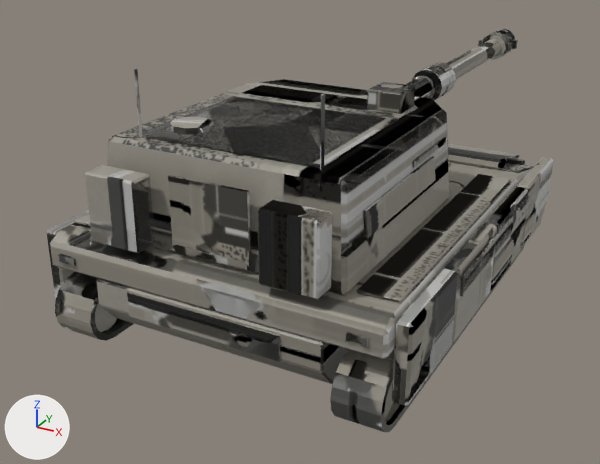
Before and after pictures for a commit that changed the FBX model assets/models/ord_verdict/export/ord_verdict.fbx.
Rendered twice from a camera (50 mm lens) standing at (6.24, -12.31, 7.04) and looking at (-1.57, 1.88, -0.06). Lighting does not change. The marker at lower left points along +X, +Y and +Z. The picture after the commit comes second. Where no turn or scale is listed for an object, it has been applied to the vertices.

The first picture shows 'barrel_bar', 'base_bar', 'turret_bar'.
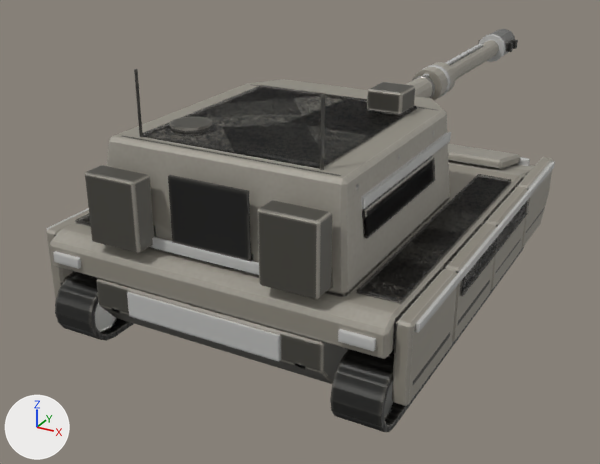
What differs and where, as boxes (x1, y1, x2, y2) in the pictures (600 x 464 px):
'base_glow_running_bar', added
    after: (47, 161, 555, 362)
'barrel_bar', reshaped (7% narrower)
    before: (397, 29, 518, 100)
    after: (405, 29, 518, 100)
'turret_glow_running_bar', added (mostly hidden)
    after: (150, 132, 451, 275)
'barrel_glow_weapon_bar', added
    after: (422, 34, 506, 98)
'base_glow_head_bar', added (mostly hidden)
    after: (518, 157, 530, 166)
part 1 of me_base_002, deleted
    before: (59, 158, 525, 361)
part 2 of me_base_002, surface changed
    both: (47, 144, 553, 432)
part 3 of me_barrel_002, deleted
    before: (446, 51, 471, 65)
part 4 of me_barrel_002, surface changed
    before: (397, 29, 517, 100)
    after: (405, 29, 517, 100)
part 5 of me_turret_002, deleted
    before: (412, 137, 446, 168)
part 6 of me_turret_002, deleted
    before: (175, 245, 247, 270)
part 7 of me_turret_002, surface changed
    both: (85, 74, 449, 299)

The change in detail:
me_turret_002 is used by ob_turret_bar; location (0.0, -1.0, 1.85).
me_turret_002 had 280 vertices, 274 faces and spanned x -2.1..2.1, y -2.95..2.25, z 0.0..2.55.
me_turret_002 now has 248 vertices, 250 faces and spans x -2.1..2.1, y -2.95..2.25, z 0.0..2.55.
me_turret_002 part 5: the loose piece of 8 vertices spanning x 1.99..2.02, y -0.1..1.3, z 1.05..1.15 is deleted.
me_turret_002 part 6: the loose piece of 8 vertices spanning x -0.6..0.6, y -2.62..-2.59, z 0.09..0.21 is deleted.
me_turret_002 part 7: 250 kept faces spanning x -2.1..2.1, y -2.95..2.25, z 0.0..2.55 get new texture (UV) coordinates.
Other edits to the shape of me_turret_002 do not show in these pictures.
me_barrel_002 is used by ob_barrel_bar; location (0.0, 1.35, 2.65).
me_barrel_002 had 316 vertices, 196 faces and spanned x -0.65..0.65, y -0.05..9.35, z -0.5..0.5.
me_barrel_002 now has 308 vertices, 190 faces and spans x -0.65..0.65, y -0.05..9.35, z -0.5..0.5.
me_barrel_002 part 3: the loose piece of 8 vertices spanning x -0.03..0.03, y 3.95..6.35, z 0.22..0.26 is deleted.
me_barrel_002 part 4: 189 kept faces spanning x -0.65..0.65, y -0.05..9.35, z -0.5..0.5 get new texture (UV) coordinates.
me_base_002 is used by ob_base_bar; location (0.0, 0.0, 0.0).
me_base_002 had 1170 vertices, 946 faces and spanned x -3.15..3.15, y -3.95..4.19, z 0.0..2.0.
me_base_002 now has 1122 vertices, 910 faces and spans x -3.15..3.15, y -3.95..4.15, z 0.0..2.0.
me_base_002 part 1: 6 loose pieces with 48 vertices, spanning x -2.6..2.6, y -3.94..4.19, z 0.85..1.58, are deleted.
me_base_002 part 2: 898 kept faces spanning x -3.15..3.15, y -3.95..4.15, z 0.0..2.0 get new texture (UV) coordinates.
Mesh me_base_006 is new.
It consists of a box spanning x -2.58..-2.03, y 3.9..4.02, z 1.42..1.62; a box spanning x 2.03..2.58, y 3.9..4.02, z 1.42..1.62.
It uses material mat_ord_verdict_bar.
Mesh me_barrel_004 is new.
It consists of a 12-sided cylinder along y spanning x -0.36..0.36, y 8.13..8.27, z -0.36..0.36; a 16-sided cylinder along y spanning x -0.37..0.37, y 3.77..3.93, z -0.37..0.37; a box spanning x -0.04..0.04, y 3.25..7.25, z 0.22..0.27.
It uses material mat_ord_verdict_bar.
Mesh me_base_005 is new.
It has 72 vertices, 54 faces and spans x -3.16..3.16, y -3.95..4.2, z 0.85..1.92.
It uses material mat_ord_verdict_bar.
Mesh me_turret_004 is new.
It has 32 vertices, 24 faces and spans x -2.03..2.03, y -2.62..1.5, z 0.07..1.86.
It uses material mat_ord_verdict_bar.
Object 'base_glow_head_bar' (ob_base_glow_head_bar) is new; it shows me_base_006.
Its location is (0.0, 0.0, 0.0).
Object 'barrel_glow_weapon_bar' (ob_barrel_glow_weapon_bar) is new; it shows me_barrel_004.
Its location is (0.0, 1.35, 2.65).
Object 'base_glow_running_bar' (ob_base_glow_running_bar) is new; it shows me_base_005.
Its location is (0.0, 0.0, 0.0).
Object 'turret_glow_running_bar' (ob_turret_glow_running_bar) is new; it shows me_turret_004.
Its location is (0.0, -1.0, 1.85).
